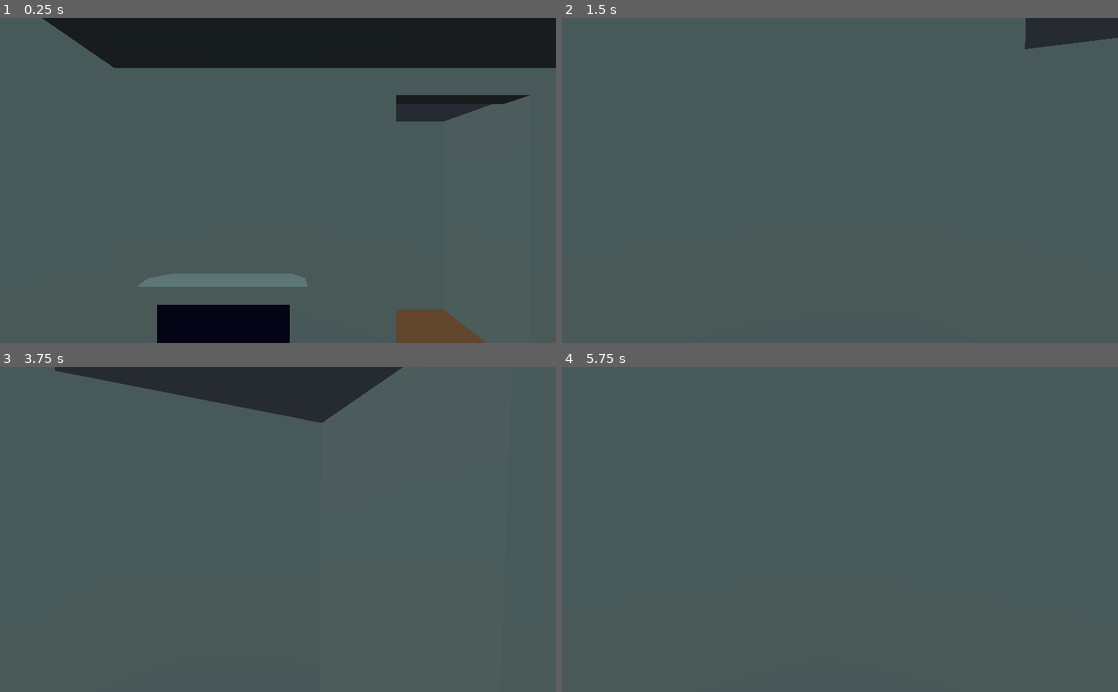
Above: before the commit, frames 1-4 (two rows, left to right).
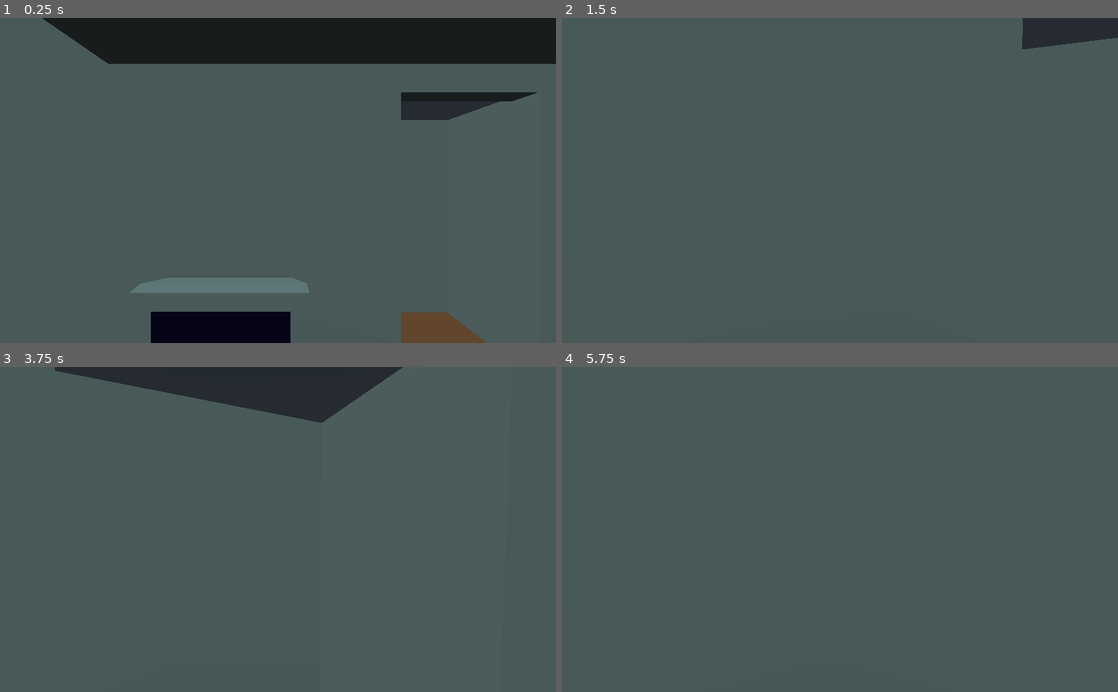
Above: after the commit, the same moments.

Repository: Eptwalabha/ld47
Game: Godot game, scene res://scenes/Game.tscn
Two runs of this game, one before a commit and one after it. Both use one fixed random seed, a clock stepped at 60 frames per second and the inputs below. Sound files missing from this copy of the repository are replaced by a short silence.
Inputs (mouse positions are in pixels of both pictures, inside the frame that each line leads up to):
- Up to frame 1 (0.25 s): no input
- Up to frame 2 (1.5 s): tap Enter at 0.5 s; move the mouse to (867, 180) at 0.52 s; hold Up (move_forward) from 0.53 s (still down); tap E (context_action) at 0.6, 1.35 s; move the mouse to (812, 180) at 1.27 s
- Up to frame 3 (3.75 s): keep holding Up (move_forward); tap Space at 2 s; move the mouse to (289, 523) at 2.02 s; tap E (context_action) at 2.1, 2.85, 3.6 s; move the mouse to (272, 536) at 2.77 s; tap Enter at 3.5 s; move the mouse to (316, 532) at 3.52 s
- Up to frame 4 (5.75 s): keep holding Up (move_forward); tap Space at 4.25 s; move the mouse to (795, 526) at 4.27 s; tap E (context_action) at 4.35, 5.1 s; tap Enter at 5 s; move the mouse to (845, 529) at 5.02 s

The runs differ from the first frame. In frame 1, 3.1% of the frame differs, in the area x 19-100%, y 14-100%; in frame 2, less than 0.1%; in frame 3, less than 0.1%; in frame 4, less than 0.1%.

Commit message:
crude dialog system

Diff:
--- a/default_env.tres
+++ b/default_env.tres
@@ -5,3 +5,4 @@
 [resource]
 background_mode = 2
 background_sky = SubResource( 1 )
+fog_enabled = true
--- a/project.godot
+++ b/project.godot
@@ -23,6 +23,11 @@
 "class": "Car",
 "language": "GDScript",
 "path": "res://scenes/props/road/Car.gd"
+}, {
+"base": "InteractTrigger",
+"class": "DialogTrigger",
+"language": "GDScript",
+"path": "res://scenes/core/DialogTrigger.gd"
 }, {
 "base": "Spatial",
 "class": "Game",
@@ -63,6 +68,7 @@
 "Appartment": "",
 "BackStreetBuilding": "",
 "Car": "",
+"DialogTrigger": "",
 "Game": "",
 "InteractTrigger": "",
 "LightTrigger": "",
--- a/scenes/Game.gd
+++ b/scenes/Game.gd
@@ -10,16 +10,38 @@
 
 var lvl = -1
 var player_is_inside = true
+var current_state = ""
+var states = {
+	'move': MobileState.new(),
+	'dialog': DialogState.new(),
+}
 
 func _ready() -> void:
 	reset_game()
+	for state_name in states:
+		var state = states[state_name]
+		if state is GameState:
+			state.player = player
+			state.ui = ui
+			state.connect("state_ended", self, "_on_State_ended", [state_name])
+
+	_change_state('move')
+
+	for trigger in get_tree().get_nodes_in_group("dialog_trigger"):
+		if trigger is DialogTrigger:
+			trigger.connect("dialog_start", self, "_on_Dialog_start")
+#			trigger.connect("dialog_end", self, "_on_Dialog_end")
 	Input.set_mouse_mode(Input.MOUSE_MODE_CAPTURED)
 
 func _process(delta: float) -> void:
+	states[current_state].process(delta)
 	if Input.is_action_pressed("ui_cancel"):
 		Input.set_mouse_mode(Input.MOUSE_MODE_VISIBLE)
 		get_tree().quit()
 	_check_triggers()
+
+func _input(event: InputEvent) -> void:
+	states[current_state].input(event)
 
 func _on_Area_body_entered(body: Node) -> void:
 	if body is KinematicBody:
@@ -56,7 +78,7 @@
 func _check_triggers():
 	if player.ray.is_colliding():
 		var collider = player.ray.get_collider()
-		if collider is InteractTrigger:
+		if collider is InteractTrigger and collider.active:
 			if Input.is_action_just_pressed("context_action"):
 				collider.interact()
 			else:
@@ -88,6 +110,75 @@
 		Tween.EASE_IN)
 	tween_move_player.start()
 
+func _change_state(new_state: String) -> void:
+	if current_state != new_state and states.has(new_state):
+		if current_state != '':
+			states[current_state].exit()
+		current_state = new_state
+		states[current_state].enter()
 
-func _on_MovePlayer_tween_completed(object: Object, key: NodePath) -> void:
+func _on_MovePlayer_tween_completed(_object: Object, _key: NodePath) -> void:
 	player.can_control(true)
+
+func _on_Dialog_start(dialog: DialogTrigger) -> void:
+	states['dialog'].set_dialog(dialog)
+	_change_state('dialog')
+	print("oops")
+#	player.can_control(false)
+#	ui.display_dialog(dialog.who, dialog.what)
+
+#func _on_Dialog_end(_dialog: DialogTrigger) -> void:
+#	player.can_control(true)
+#	ui.hide_dialog()
+
+func _on_State_ended(state_name: String) -> void:
+	current_state = 'move'
+
+class GameState:
+	signal state_ended
+
+	var player: Player = null
+	var ui : UI = null
+
+	func enter() -> void:
+		pass
+
+	func process(_delta: float) -> void:
+		pass
+
+	func input(_event: InputEvent) -> void:
+		pass
+
+	func exit() -> void:
+		pass
+
+class DialogState extends GameState:
+
+	var dialog : DialogTrigger = null
+
+	func set_dialog(d: DialogTrigger) -> void:
+		dialog = d
+
+	func enter() -> void:
+		player.can_control(false)
+		dialog.start()
+		_print_next_bit()
+
+	func process(_delta: float) -> void:
+		if Input.is_action_just_pressed("context_action"):
+			if not _print_next_bit():
+				player.can_control(true)
+				ui.hide_dialog()
+				emit_signal("state_ended")
+
+	func _print_next_bit() -> bool:
+		var d = dialog.next()
+		if not d.has('what'):
+			return false
+		ui.display_dialog(d.who, d.what)
+		return true
+
+class MobileState extends GameState:
+
+	func enter() -> void:
+		player.can_control(true)
--- a/scenes/Game.tscn
+++ b/scenes/Game.tscn
@@ -11,6 +11,7 @@
 [ext_resource path="res://scenes/location/Road.tscn" type="PackedScene" id=9]
 [ext_resource path="res://scenes/location/CorridorTop.tscn" type="PackedScene" id=10]
 [ext_resource path="res://scenes/characters/Character.tscn" type="PackedScene" id=11]
+[ext_resource path="res://scenes/core/DialogTrigger.tscn" type="PackedScene" id=12]
 
 [node name="Game" type="Spatial"]
 script = ExtResource( 4 )
@@ -27,6 +28,16 @@
 
 [node name="Character" parent="Appartment" instance=ExtResource( 11 )]
 transform = Transform( -4.37114e-08, 0, -1, 0, 1, 0, 1, 0, -4.37114e-08, 0.586924, -1.19209e-07, 2.2239 )
+
+[node name="DialogTrigger" parent="Appartment/Character" instance=ExtResource( 12 )]
+transform = Transform( 1, 0, 0, 0, 1, 0, 0, 0, 1, 0, 1.15177, 0 )
+dialogs = [ {
+"what": "dialog_fa_01",
+"who": "friend_a"
+}, {
+"what": "dialog_fa_02",
+"who": "friend_a (lol)"
+} ]
 
 [node name="StreetLevel" type="Spatial" parent="."]
 
--- /dev/null
+++ b/scenes/core/DialogTrigger.gd
@@ -0,0 +1,25 @@
+class_name DialogTrigger
+extends InteractTrigger
+
+signal dialog_start(trigger)
+
+export(Array, Dictionary) var dialogs := []
+export(bool) var multiple := false
+
+var i = 0
+
+func interact() -> void:
+	if not active:
+		return
+	active = multiple
+	emit_signal("dialog_start", self)
+
+func start() -> void:
+	var i = 0
+
+func next() -> Dictionary:
+	if len(dialogs) <= i:
+		return {}
+	else:
+		i += 1
+		return dialogs[i - 1]
--- /dev/null
+++ b/scenes/core/DialogTrigger.tscn
@@ -0,0 +1,16 @@
+[gd_scene load_steps=4 format=2]
+
+[ext_resource path="res://scenes/core/InteractTrigger.tscn" type="PackedScene" id=1]
+[ext_resource path="res://scenes/core/DialogTrigger.gd" type="Script" id=2]
+
+[sub_resource type="BoxShape" id=1]
+extents = Vector3( 0.5, 0.5, 0.5 )
+
+[node name="DialogTrigger" groups=[
+"dialog_trigger",
+] instance=ExtResource( 1 )]
+script = ExtResource( 2 )
+hover_key = "dialog"
+
+[node name="CollisionShape" type="CollisionShape" parent="." index="0"]
+shape = SubResource( 1 )
--- a/scenes/ui/UI.gd
+++ b/scenes/ui/UI.gd
@@ -4,7 +4,14 @@
 
 func show_context(text: String) -> void:
 	$VBoxContainer/Context/Label.text = text
-	$VBoxContainer/Context/Label.show()
+	$VBoxContainer/Context.show()
 
 func hide_context() -> void:
-	$VBoxContainer/Context/Label.hide()
+	$VBoxContainer/Context.hide()
+
+func display_dialog(who: String, what: String) -> void:
+	$VBoxContainer/Dialog.show()
+	$VBoxContainer/Dialog/Center/Label.text = "%s: '%s'" % [who, what]
+
+func hide_dialog() -> void:
+	$VBoxContainer/Dialog.hide()
--- a/scenes/ui/UI.tscn
+++ b/scenes/ui/UI.tscn
@@ -29,25 +29,38 @@
 
 [node name="Container" type="CenterContainer" parent="VBoxContainer"]
 margin_right = 1024.0
-margin_bottom = 564.0
+margin_bottom = 600.0
 size_flags_vertical = 3
 
 [node name="Context" type="CenterContainer" parent="VBoxContainer"]
-margin_top = 568.0
+visible = false
+margin_top = 586.0
 margin_right = 1024.0
-margin_bottom = 582.0
+margin_bottom = 600.0
 
 [node name="Label" type="Label" parent="VBoxContainer/Context"]
 margin_left = 512.0
 margin_right = 512.0
 margin_bottom = 14.0
 
-[node name="Dialog" type="CenterContainer" parent="VBoxContainer"]
-margin_top = 586.0
+[node name="Dialog" type="MarginContainer" parent="VBoxContainer"]
+visible = false
+margin_top = 546.0
 margin_right = 1024.0
 margin_bottom = 600.0
+size_flags_horizontal = 3
+custom_constants/margin_right = 20
+custom_constants/margin_top = 20
+custom_constants/margin_left = 20
+custom_constants/margin_bottom = 20
 
-[node name="Label" type="Label" parent="VBoxContainer/Dialog"]
-margin_left = 512.0
-margin_right = 512.0
+[node name="Center" type="CenterContainer" parent="VBoxContainer/Dialog"]
+margin_left = 20.0
+margin_top = 20.0
+margin_right = 1004.0
+margin_bottom = 34.0
+
+[node name="Label" type="Label" parent="VBoxContainer/Dialog/Center"]
+margin_left = 492.0
+margin_right = 492.0
 margin_bottom = 14.0
Not shown: 1 places in scenes/Game.tscn that only renumber resources
